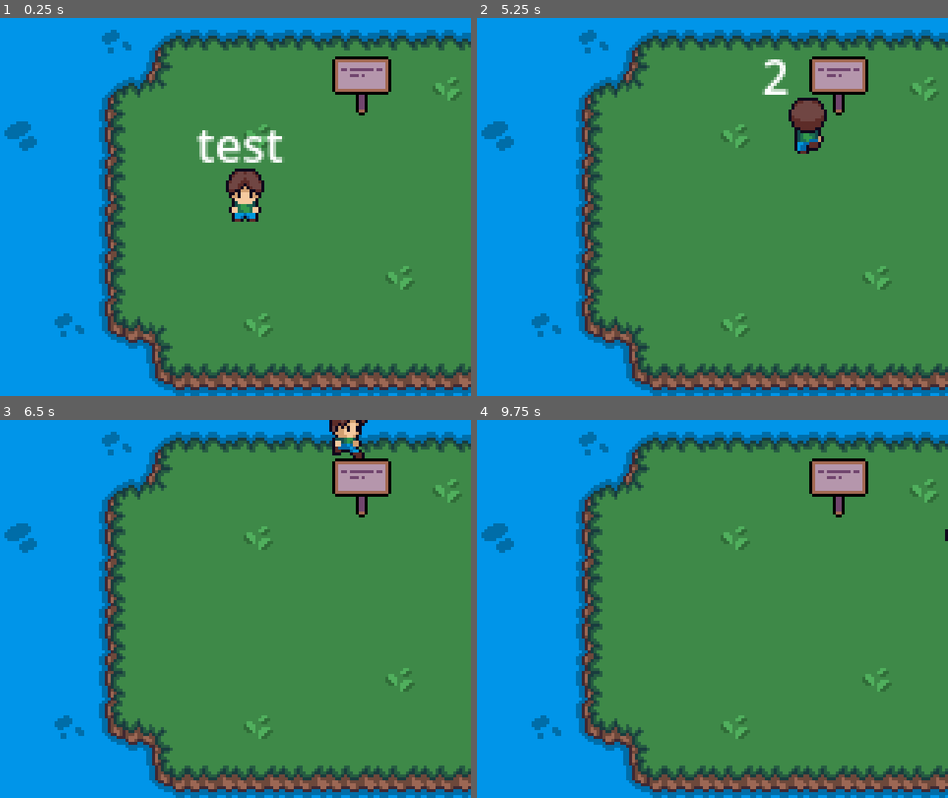
Above: before the commit, frames 1-4 (two rows, left to right).
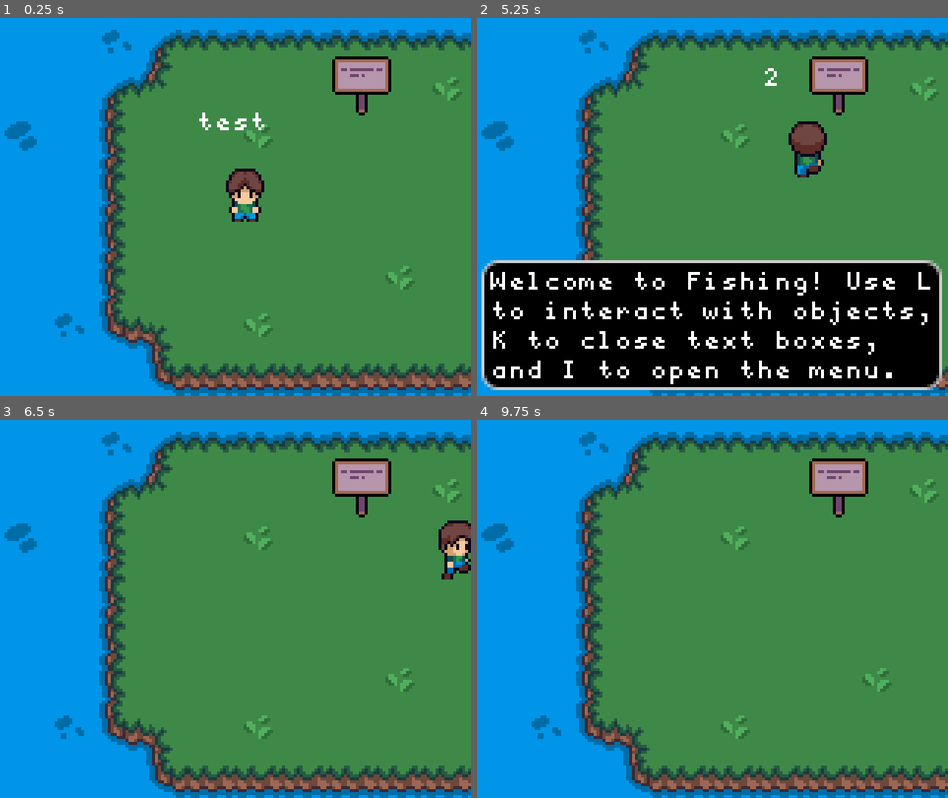
Above: after the commit, the same moments.

Repository: ColinVanderMeer/UntitledFishingGameGodot
Game: Godot game, scene res://mainIsland.tscn
Same seed, same stepped clock (60 frames per second), same inputs: the game is played once before the commit and once after it. The project has no main scene, so this scene is started directly.
Inputs:
- Up to frame 1 (0.25 s): no input
- Up to frame 2 (5.25 s): tap Enter at 0.5 s; hold Up (ui_up) 0.53-2.03 s; tap E (interact) every 0.75 s from 0.6 to 5.1 s; hold Left (ui_left) 2.03-3.53 s; tap Space at 2.75 s; hold Down (ui_down) 3.53-4.28 s; hold Right (ui_right) 4.28-5.03 s; hold Up (ui_up) from 5.03 s (still down)
- Up to frame 3 (6.5 s): release Up (ui_up) at 5.78 s; hold Right (ui_right) from 5.78 s (still down); tap E (interact) at 5.85 s
- Up to frame 4 (9.75 s): tap E (interact) every 0.75 s from 6.6 to 9.6 s; tap Enter at 8, 9.5 s; release Right (ui_right) at 8.03 s; hold Down (ui_down) 8.03-8.78 s; tap Space at 8.75 s; hold Left (ui_left) 8.78-9.53 s; hold Up (ui_up) from 9.53 s (still down)

The runs differ from the first frame. In frame 1, 1.1% of the frame differs, in the area x 41-60%, y 25-39%; in frame 2, 35%, in the area x 0-99%, y 10-99%; in frame 3, 1.4%; in frame 4, less than 0.1%.

Commit message:
Add textbox and theme

Diff:
--- a/global.gd
+++ b/global.gd
@@ -1 +1,3 @@
 extends Node
+
+var interact = false # I should add a punch card...
--- a/mainIsland.tscn
+++ b/mainIsland.tscn
@@ -1,16 +1,18 @@
-[gd_scene load_steps=6 format=4 uid="uid://ciob6efre70ff"]
+[gd_scene load_steps=7 format=4 uid="uid://ciob6efre70ff"]
 
 [ext_resource type="TileSet" uid="uid://5ec7aqryvhob" path="res://Tileset.tres" id="1_ouim0"]
 [ext_resource type="PackedScene" uid="uid://cv2fcay36vca2" path="res://player.tscn" id="2_2rafd"]
 [ext_resource type="PackedScene" uid="uid://c3lalbn7b8x4a" path="res://interact_area.tscn" id="3_v6m0x"]
 [ext_resource type="Script" uid="uid://bosh1ciewx1gk" path="res://interact_area.gd" id="4_q2yj1"]
 [ext_resource type="Texture2D" uid="uid://ibtljuhv4ory" path="res://assets/sign.png" id="5_p7jcx"]
+[ext_resource type="Theme" uid="uid://cqlcjx0e4f7ox" path="res://new_theme.tres" id="6_8ehth"]
 
 [node name="MainIsland" type="Node2D"]
 
 [node name="TileMapLayer" type="TileMapLayer" parent="."]
 tile_map_data = PackedByteArray("AAAAAAAAAAABAAEAAAABAAAAAAABAAEAAAACAAAAAAAAAAUAAAADAAAAAAAAAAMAAAAEAAAAAAABAAIAAAAFAA …(1200 unchanged characters)…
 tile_set = ExtResource("1_ouim0")
+metadata/_edit_lock_ = true
 
 [node name="CharacterBody2D" parent="." instance=ExtResource("2_2rafd")]
 position = Vector2(83.2, 59)
@@ -34,5 +36,25 @@
 [node name="InteractArea" parent="Sign" instance=ExtResource("3_v6m0x")]
 collision_layer = 3
 interact_label = "2"
-interact_type = "print_text"
+interact_type = "text_box"
 interact_value = "TETETET"
+
+[node name="TextBox" type="Panel" parent="." groups=["TextBox"]]
+visible = false
+offset_left = 2.0
+offset_top = 82.0
+offset_right = 158.0
+offset_bottom = 126.0
+theme = ExtResource("6_8ehth")
+
+[node name="Label" type="Label" parent="TextBox"]
+layout_mode = 0
+offset_left = 3.0
+offset_top = 3.0
+offset_right = 153.0
+offset_bottom = 42.0
+theme_override_constants/line_spacing = 1
+text = "Welcome to Fishing! Use L
+to interact with objects,
+K to close text boxes,
+and I to open the menu."
--- /dev/null
+++ b/new_theme.tres
@@ -0,0 +1,19 @@
+[gd_resource type="Theme" load_steps=3 format=3 uid="uid://cqlcjx0e4f7ox"]
+
+[ext_resource type="FontFile" uid="uid://bcihla8d4amrv" path="res://assets/6x9-Fixed.ttf" id="1_amlv4"]
+
+[sub_resource type="StyleBoxFlat" id="StyleBoxFlat_amlv4"]
+bg_color = Color(0, 0, 0, 1)
+border_width_left = 1
+border_width_top = 1
+border_width_right = 1
+border_width_bottom = 1
+corner_radius_top_left = 5
+corner_radius_top_right = 5
+corner_radius_bottom_right = 5
+corner_radius_bottom_left = 5
+
+[resource]
+default_font = ExtResource("1_amlv4")
+default_font_size = 9
+Panel/styles/panel = SubResource("StyleBoxFlat_amlv4")
--- a/player.gd
+++ b/player.gd
@@ -13,20 +13,22 @@
 @onready var fishAlert = $"FishingComponents/Alert"
 @onready var fishTimer = $"FishingComponents/FishTimer"
 
+@onready var textBox = get_tree().get_nodes_in_group("TextBox")[0]
+
 var rng = RandomNumberGenerator.new()
 
 var fishing = false
 var fish_hooked = false
 
 func _physics_process(_delta):
-	if !fishing:
+	if !Global.interact:
 		velocity = input_direction * SPEED
 		move_and_slide()
 
 		set_animation("Walk")
 		if velocity == Vector2.ZERO:
 			set_animation("Idle")
-	else:
+	if fishing:
 		if !fish_hooked:
 			if rng.randi_range(0,120) == 0:
 				fish_hooked = true
@@ -41,8 +43,9 @@
 
 func fish_missed():
 	fish_hooked = false
+	Global.interact = false
+	fishAlert.visible = false
 	fishing = false
-	fishAlert.visible = false
 
 func set_animation(animation):
 	var direction = sprite_direction
@@ -92,15 +95,26 @@
 		var current_interaction = all_interactions[0]
 		match current_interaction.interact_type:
 			"print_text": print(current_interaction.interact_value)
+			"text_box":
+				if Global.interact:
+					Global.interact = false
+					textBox.visible = false
+				else:
+					textBox.visible = true
+					Global.interact = true
+
 			"fish_area":
-				if fishing:
+				if Global.interact:
 					if fish_hooked:
 						print("You caught fish")
-						fishing = false
+						Global.interact = false
 						fish_hooked = false
 						fishAlert.visible = false
+						fishing = false
 						fishTimer.stop()
 					else:
+						Global.interact = false
 						fishing = false
 				else:
+					Global.interact = true
 					fishing = true
--- a/player.tscn
+++ b/player.tscn
@@ -38,6 +38,7 @@
 [ext_resource type="Texture2D" uid="uid://cdrn6700as7nd" path="res://assets/player/playerWalkW5.png" id="35_va2xi"]
 [ext_resource type="Texture2D" uid="uid://c0xifnrya6fqj" path="res://assets/player/playerWalkW6.png" id="36_fkf2u"]
 [ext_resource type="Texture2D" uid="uid://dp3v3kbqpbp3y" path="res://assets/alert.png" id="38_b88wv"]
+[ext_resource type="Theme" uid="uid://cqlcjx0e4f7ox" path="res://new_theme.tres" id="38_pgbbb"]
 
 [sub_resource type="SpriteFrames" id="SpriteFrames_ek41f"]
 animations = [{
@@ -236,6 +237,7 @@
 offset_top = -28.0
 offset_right = 24.0
 offset_bottom = -5.0
+theme = ExtResource("38_pgbbb")
 text = "test"
 
 [node name="FishingComponents" type="Node2D" parent="."]
--- a/project.godot
+++ b/project.godot
@@ -14,6 +14,10 @@
 config/features=PackedStringArray("4.4", "GL Compatibility")
 config/icon="res://icon.svg"
 
+[autoload]
+
+Global="*res://global.gd"
+
 [display]
 
 window/size/viewport_width=160
@@ -25,6 +29,10 @@
 [editor_plugins]
 
 enabled=PackedStringArray("res://addons/godot_super-wakatime/plugin.cfg")
+
+[global_group]
+
+TextBox=""
 
 [input]
 
Not shown: 1 places in player.tscn that only renumber resources
